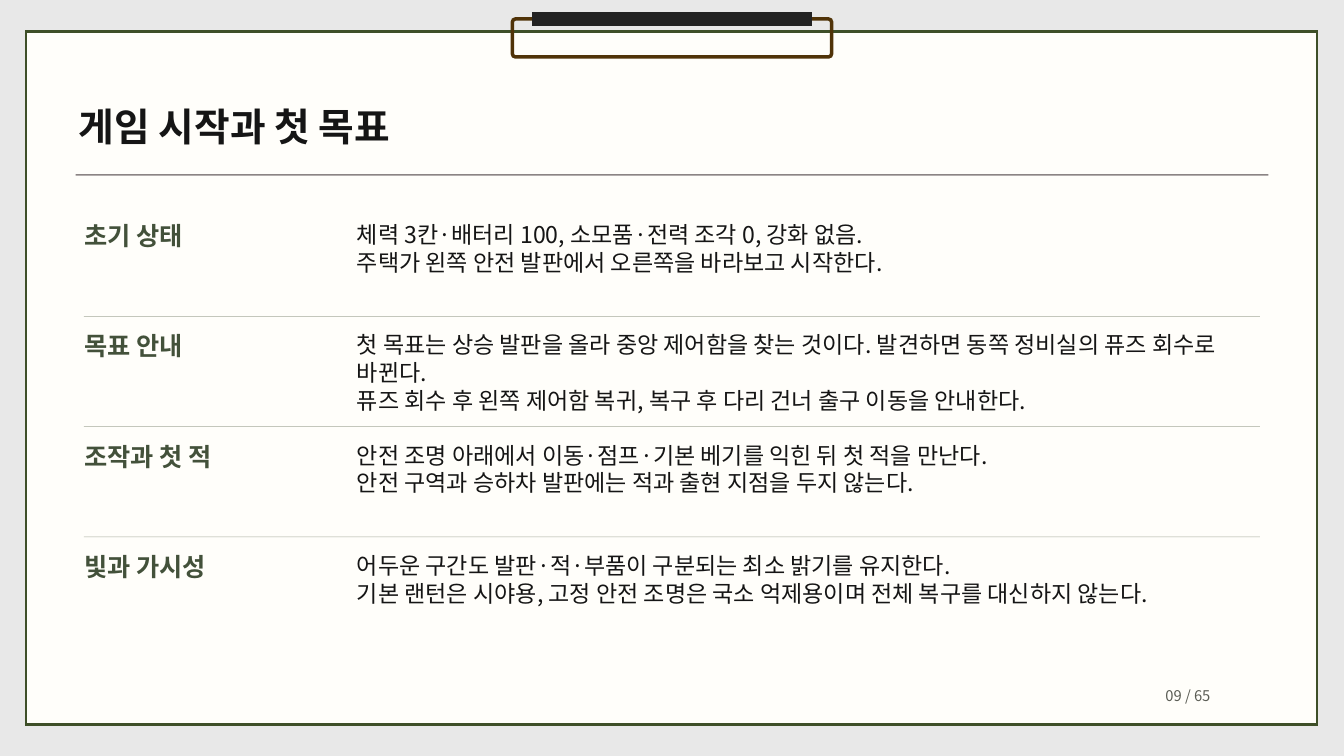
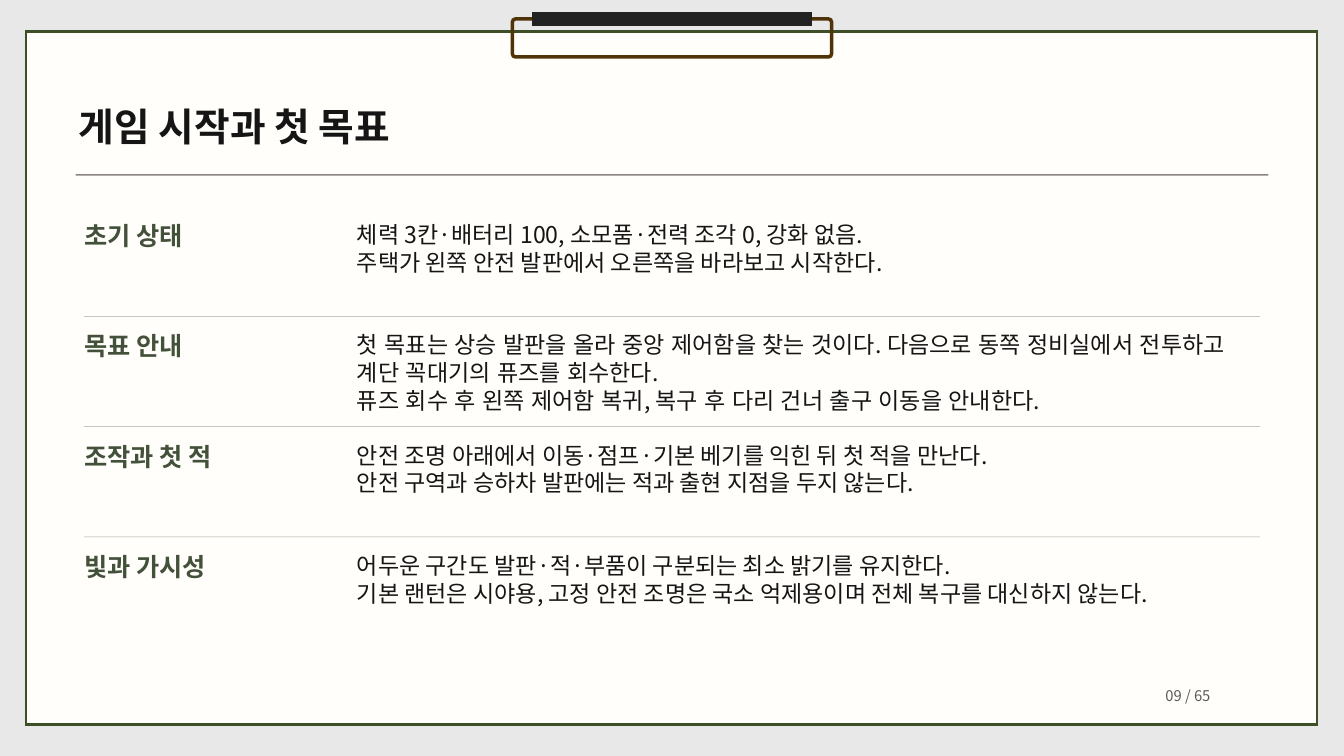
Before and after one commit to dbguswh/2Dgame_project, a slide deck: slide 9 of 2D게임프로그래밍 기획서.pptx. Drawn at 1344x756 pixels with LibreOffice and Linux fonts; fonts in the diff are those of the drawing. Boxes give left, top, right and bottom in pixels: in the first picture for what was removed or moved away, otherwise in the second. Text is boxed around its words. In the diff, an @@ line names an element or a change of style, - is before the commit and + after.

```diff
--- a/2D게임프로그래밍 기획서.pptx
+++ b/2D게임프로그래밍 기획서.pptx
@@ text at (x1=357, y1=333, x2=1225, y2=383): text changed @@
-첫 목표는 상승 발판을 올라 중앙 제어함을 찾는 것이다. 발견하면 동쪽 정비실의 퓨즈 회수로 바뀐다.
+첫 목표는 상승 발판을 올라 중앙 제어함을 찾는 것이다. 다음으로 동쪽 정비실에서 전투하고 계단 꼭대기의 퓨즈를 회수한다.
```
Also in this commit, not shown: 20 other slides changed, 1 other file.
